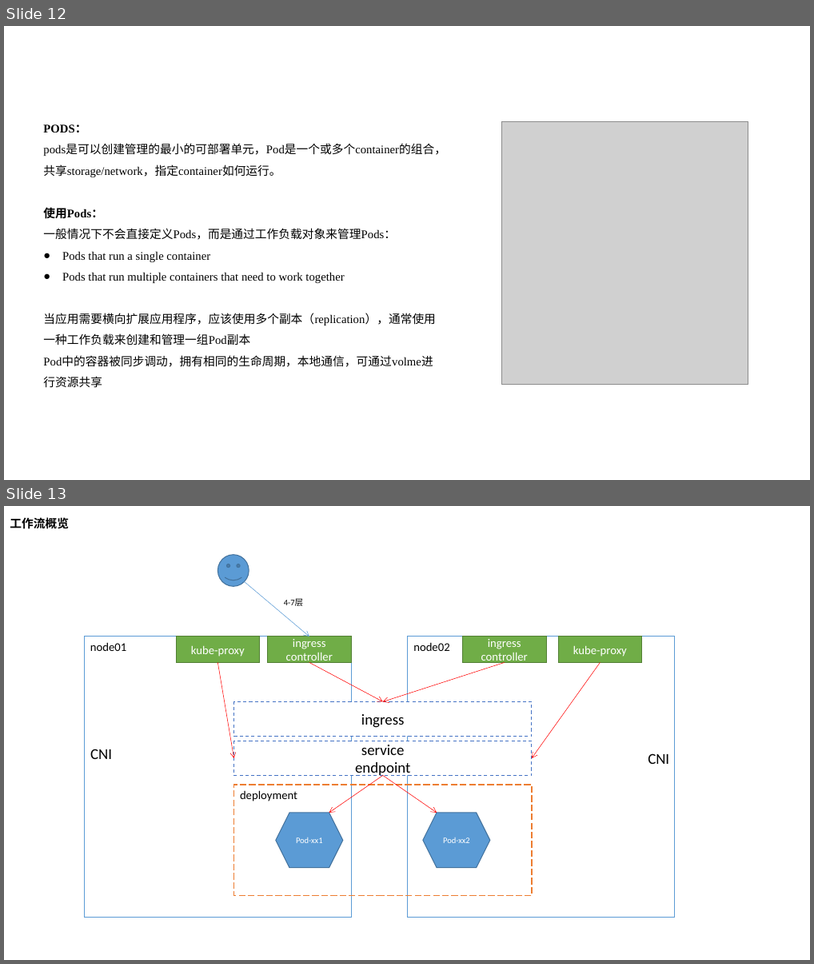
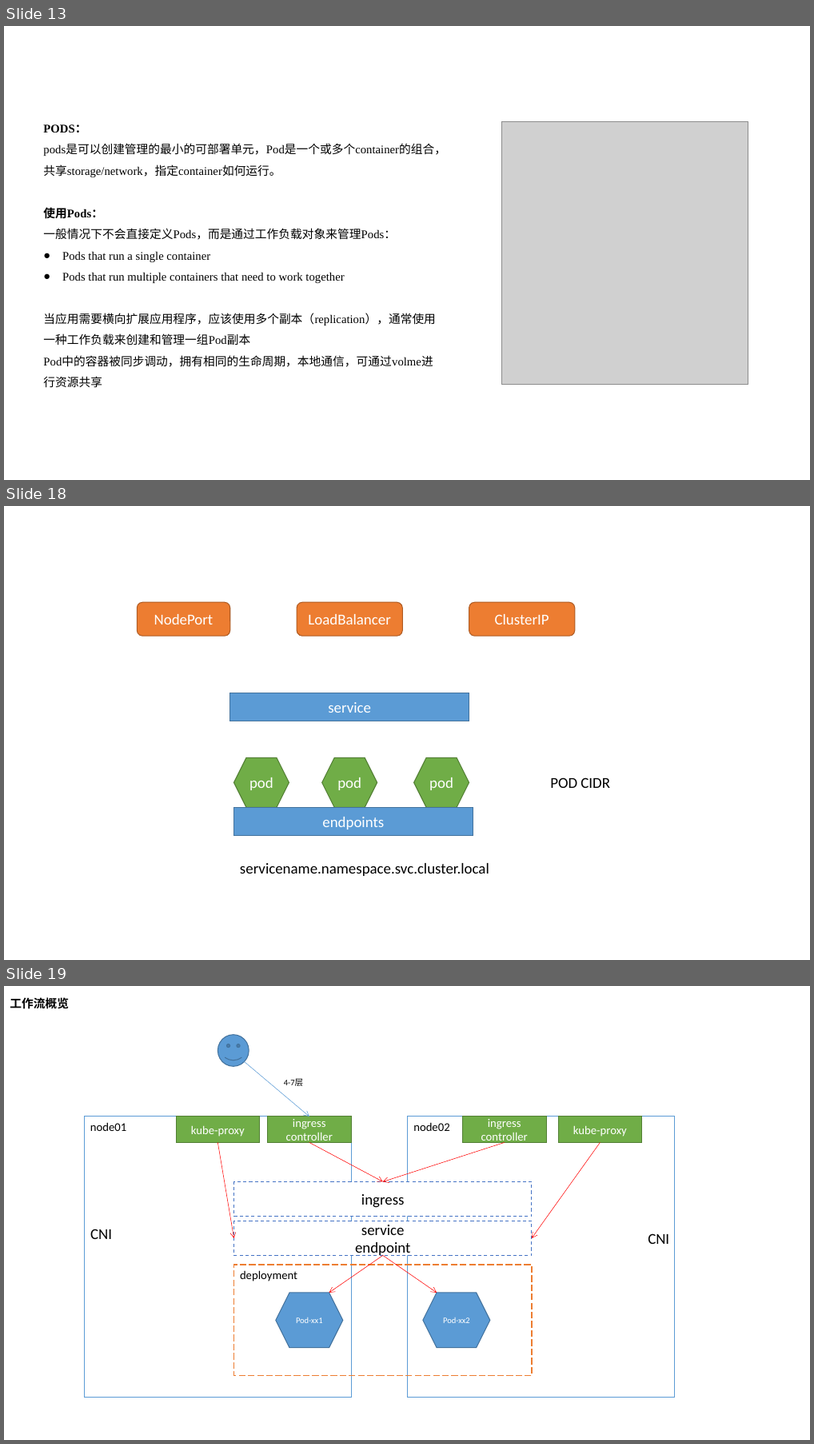
Before and after one commit to nutionMedivn/Kubernetes-training-camp, a slide deck: 基础/008-鸟瞰kubernetes.pptx. Shown one above the other, each under a label of ours: slides 12 and 13 before the commit, slides 13, 18 and 19 after it; the slides between them are not shown. The pictures are 814x964 and 814x1444 pixels, drawn with LibreOffice and Linux fonts; fonts in the diff are those of the drawing; grey boxes stand for pictures. Boxes give left, top, right and bottom in pixels: in the first picture for what was removed or moved away, otherwise in the second. Text is boxed around its words. In the diff, an @@ line names an element or a change of style, - is before the commit and + after.

```diff
--- a/基础/008-鸟瞰kubernetes.pptx
+++ b/基础/008-鸟瞰kubernetes.pptx
@@ slide 18 added at (4,506,810,960), background #FFFFFF @@
@@ rounded rectangle added at (137,602,230,636), fill #ED7D31, outline #AF5C24 1 pt, 18 pt, text #FFFFFF @@
+NodePort
@@ rounded rectangle added at (297,602,402,636), fill #ED7D31, outline #AF5C24 1 pt, 18 pt, text #FFFFFF @@
+LoadBalancer
@@ rounded rectangle added at (470,602,575,636), fill #ED7D31, outline #AF5C24 1 pt, 18 pt, text #FFFFFF @@
+ClusterIP
@@ rectangle added at (230,693,470,720), fill #5B9BD5, outline #43739E 1 pt, 18 pt, text #FFFFFF @@
+service
@@ hexagon added at (234,758,289,808), fill #70AD47, outline #538035 1 pt, 18 pt, text #FFFFFF @@
+pod
@@ hexagon added at (322,758,378,808), fill #70AD47, outline #538035 1 pt, 18 pt, text #FFFFFF @@
+pod
@@ hexagon added at (414,758,470,808), fill #70AD47, outline #538035 1 pt, 18 pt, text #FFFFFF @@
+pod
@@ text added at (550,777,610,788), 18 pt, text #000000 @@
+POD CIDR
@@ rectangle added at (234,808,473,835), fill #5B9BD5, outline #43739E 1 pt, 18 pt, text #FFFFFF @@
+endpoints
@@ text added at (240,863,490,876), 18 pt, text #000000 @@
+servicename.namespace.svc.cluster.local
@@ what was slide 12 is now slide 13 @@
@@ what was slide 13 is now slide 19 @@
```
Also in this commit, not shown: 5 other slides added.
